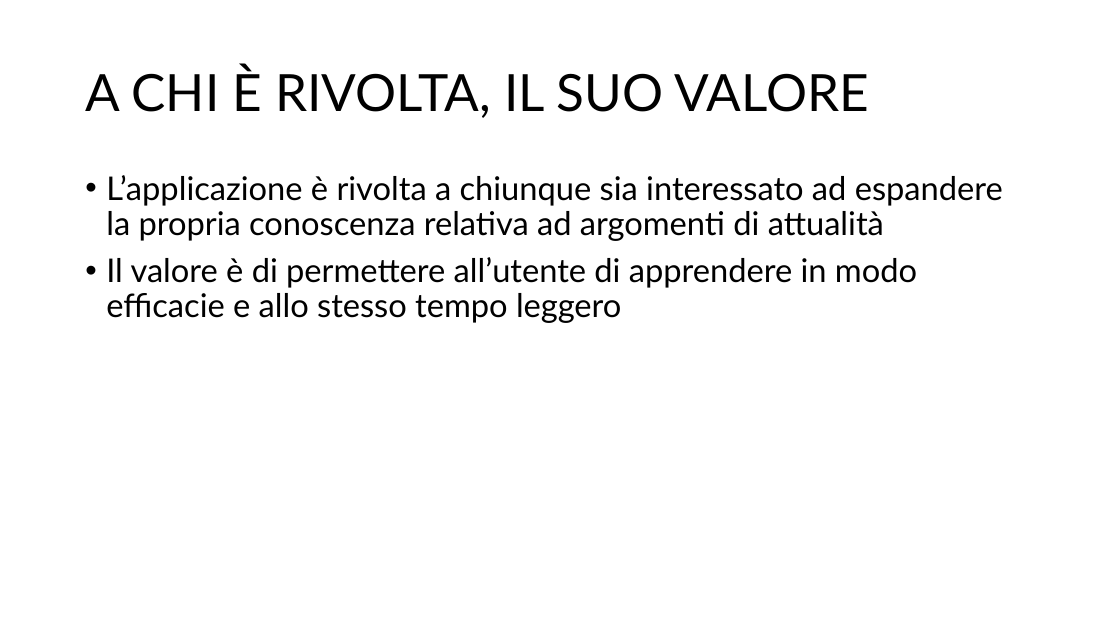
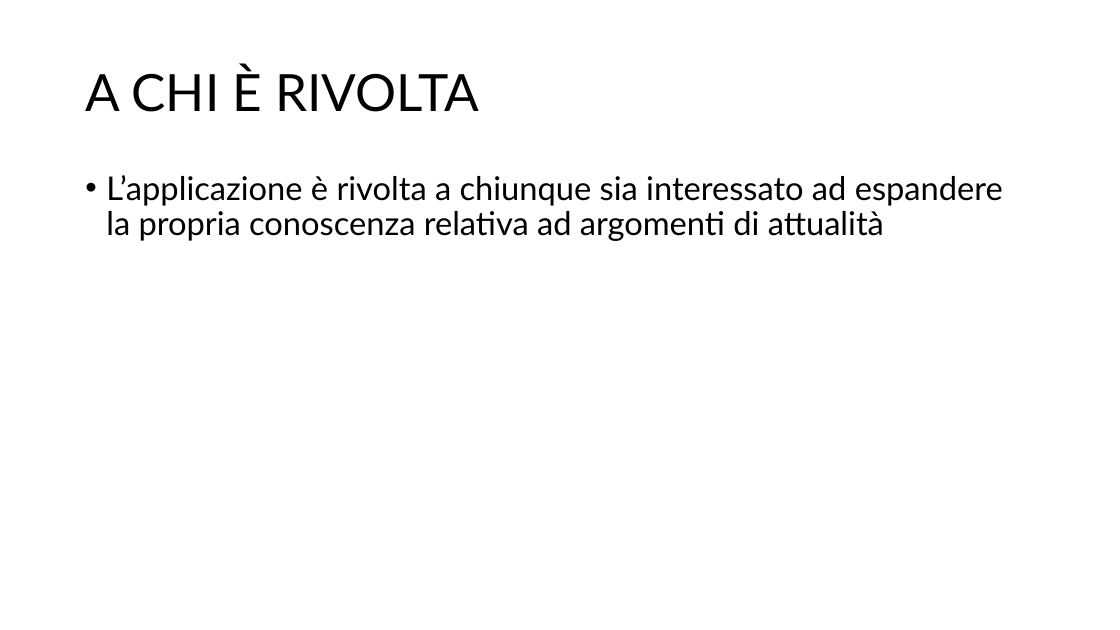
Before and after one commit to carraraFederico/TEDxLearn_ProgettoCloudMobile_2024, a slide deck: slide 4 of TEDxLearn.pptx. Drawn at 1120x630 pixels with LibreOffice and Linux fonts; fonts in the diff are those of the drawing. Boxes give left, top, right and bottom in pixels: in the first picture for what was removed or moved away, otherwise in the second. Text is boxed around its words. In the diff, an @@ line names an element or a change of style, - is before the commit and + after.

```diff
--- a/TEDxLearn.pptx
+++ b/TEDxLearn.pptx
@@ title at [85,66,479,112]: text changed @@
-A CHI È RIVOLTA, IL SUO VALORE
+A CHI È RIVOLTA
@@ text at [106,257,917,323]: paragraph removed @@
-• Il valore è di permettere all’utente di apprendere in modo efficacie e allo stesso tempo leggero
```
Also in this commit, not shown: 4 other slides changed.
